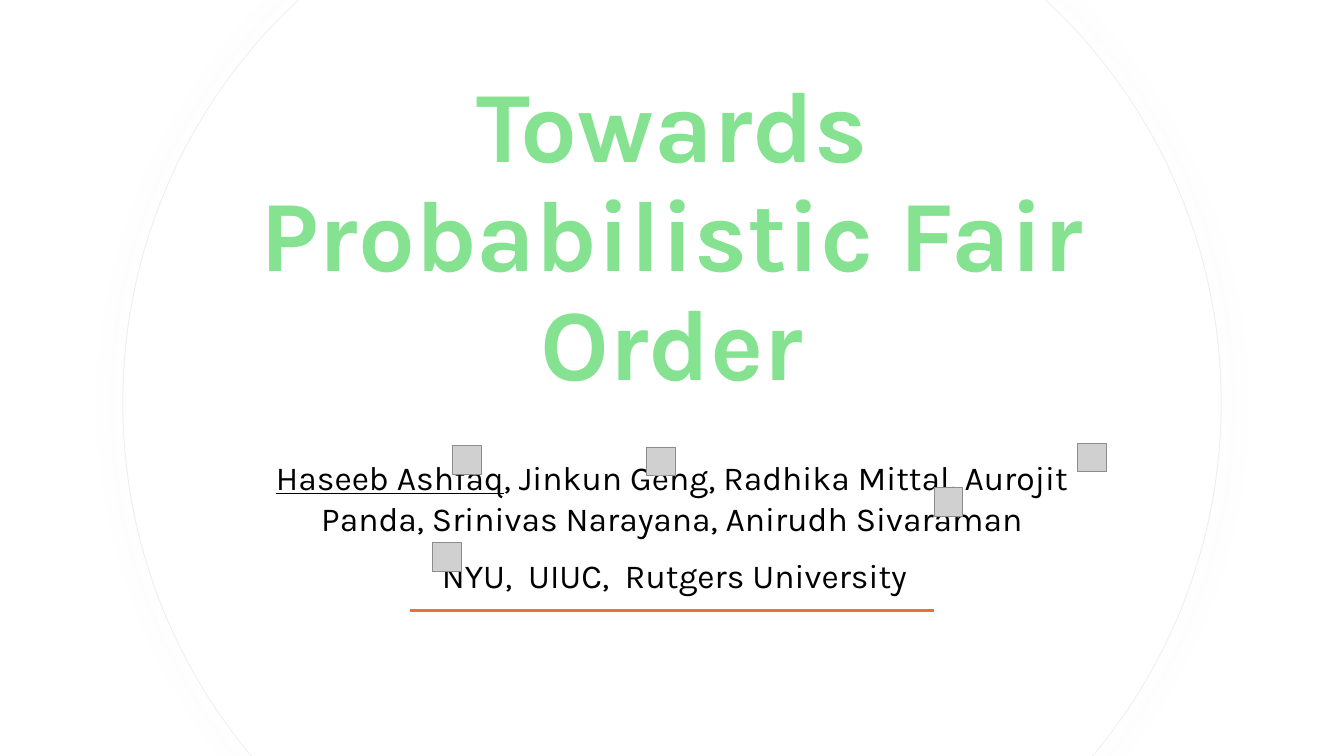
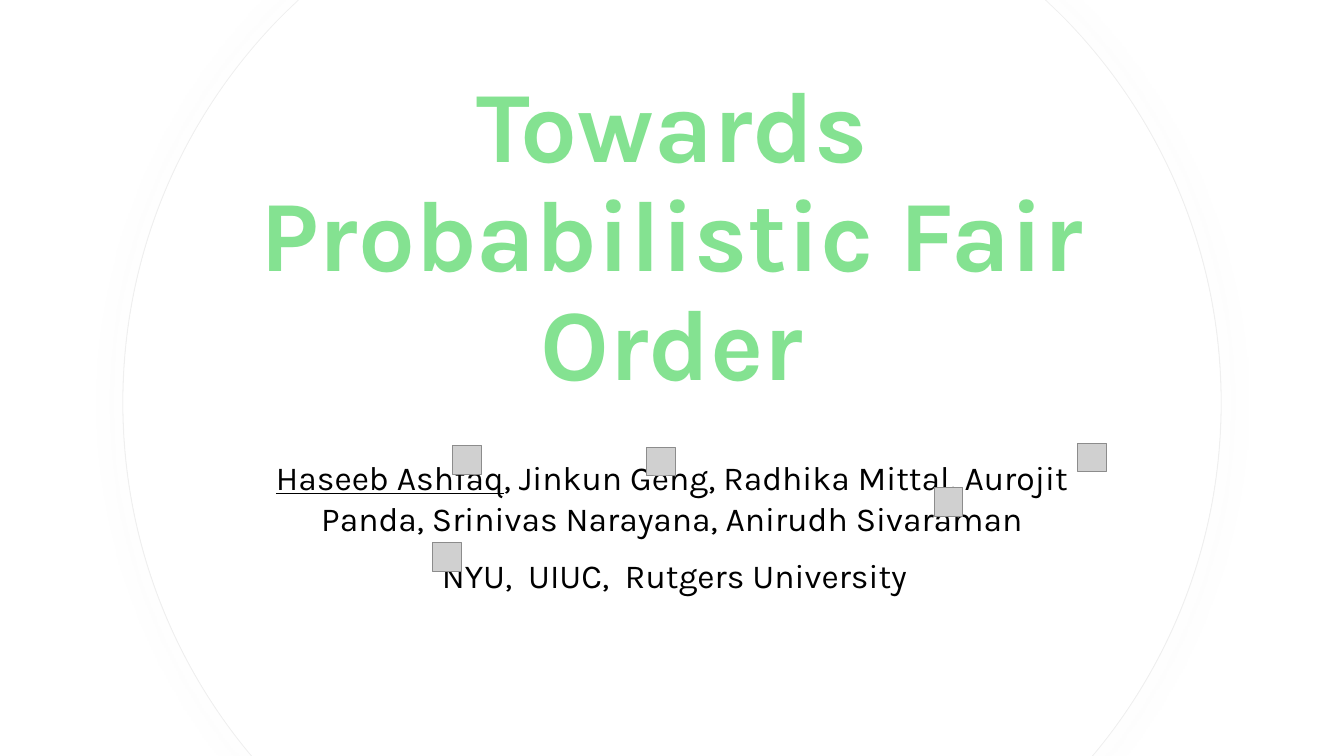
Before and after one commit to HaseebLUMS/Onyx-Presentation, a slide deck: slide 1 of tommy_hotnets_v2.pptx. Drawn at 1344x756 pixels with LibreOffice and Linux fonts; fonts in the diff are those of the drawing; grey boxes stand for pictures; background and template pictures are left out. Boxes give left, top, right and bottom in pixels: in the first picture for what was removed or moved away, otherwise in the second. Text is boxed around its words. In the diff, an @@ line names an element or a change of style, - is before the commit and + after.

Commit message:
updated

```diff
--- a/tommy_hotnets_v2.pptx
+++ b/tommy_hotnets_v2.pptx
@@ rectangle: place and size @@
-rectangle at box(410, 609, 935, 612)
+rectangle at box(359, 599, 964, 639)
@@ rectangle at box(359, 599, 964, 639): fill #E97132 to #FFFFFF @@
```
